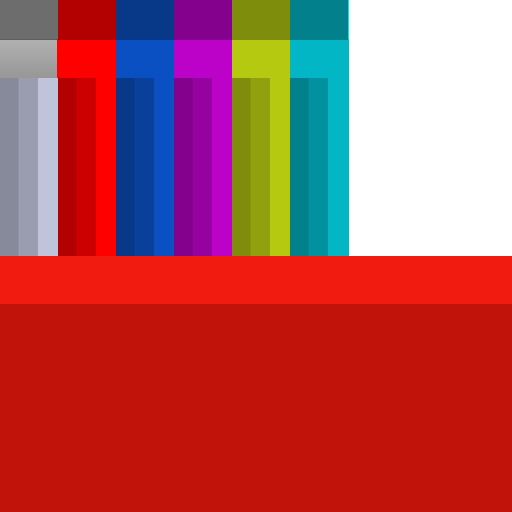
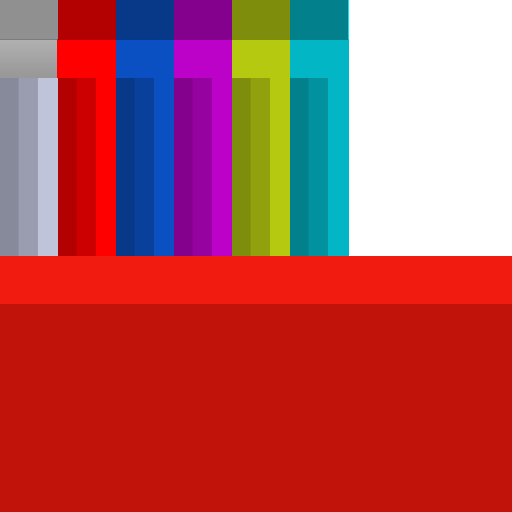
Revision of a layered 512×512 image; what changed, layer by layer:
pixels changed over left=0, top=0, right=58, bottom=40 (layer not identified)
